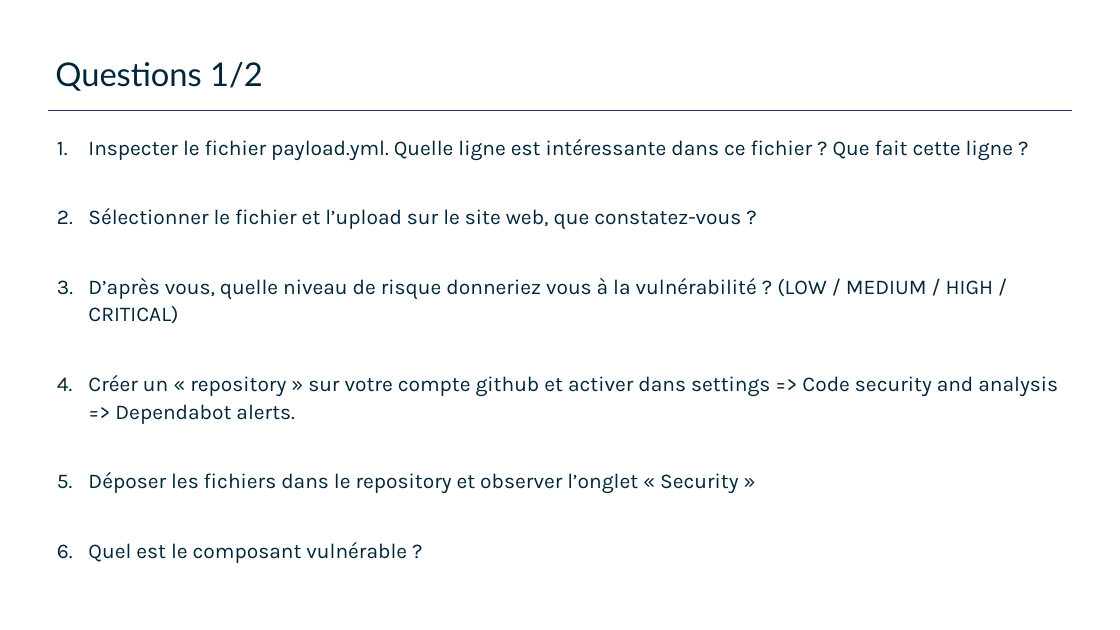
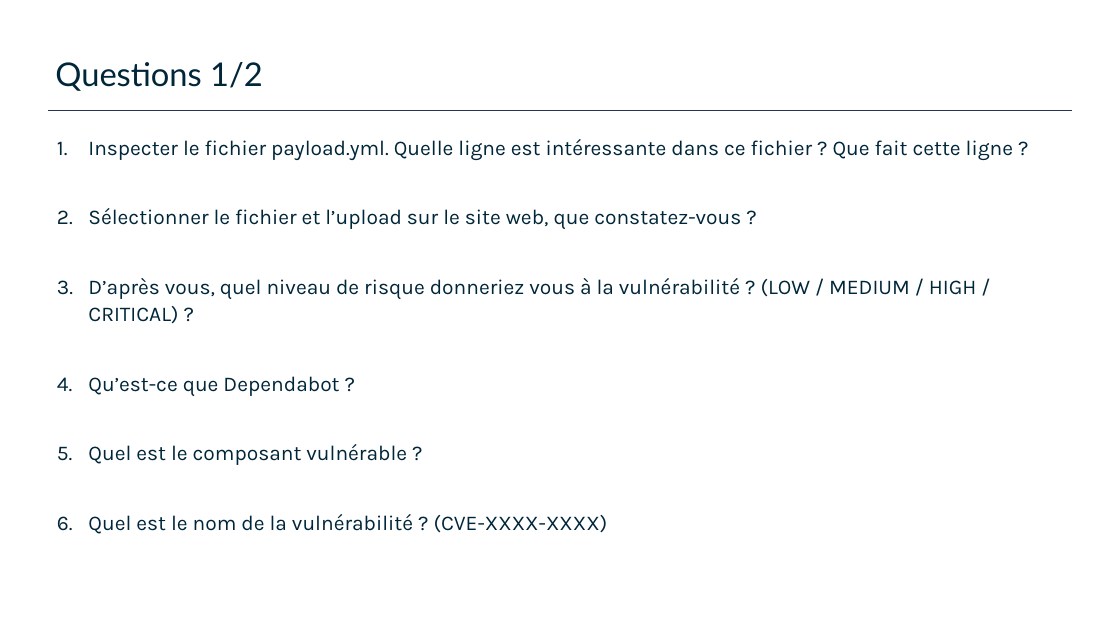
Before and after one commit to lbordereaux/Sujets-TP, a slide deck: slide 2 of TP2-questions.pptx. Drawn at 1120x630 pixels with LibreOffice and Linux fonts; fonts in the diff are those of the drawing; background and template pictures are left out. Boxes give left, top, right and bottom in pixels: in the first picture for what was removed or moved away, otherwise in the second. Text is boxed around its words. In the diff, an @@ line names an element or a change of style, - is before the commit and + after.

Commit message:
update questions

```diff
--- a/TP2-questions.pptx
+++ b/TP2-questions.pptx
@@ text at bbox=[88, 278, 976, 396]: text changed @@
-3. D’après vous, quelle niveau de risque donneriez vous à la vulnérabilité ? (LOW / MEDIUM / HIGH / CRITICAL)
-4. Créer un « repository » sur votre compte github et activer dans settings => Code security and analysis => Dependabot alerts.
-5. Déposer les fichiers dans le repository et observer l’onglet « Security »
+3. D’après vous, quel niveau de risque donneriez vous à la vulnérabilité ? (LOW / MEDIUM / HIGH / CRITICAL) ?
+4. Qu’est-ce que Dependabot ?
@@ text at bbox=[88, 514, 608, 534]: paragraph added @@
+6. Quel est le nom de la vulnérabilité ? (CVE-XXXX-XXXX)
```
Also in this commit, not shown: 1 other slide changed, 2 other files.
